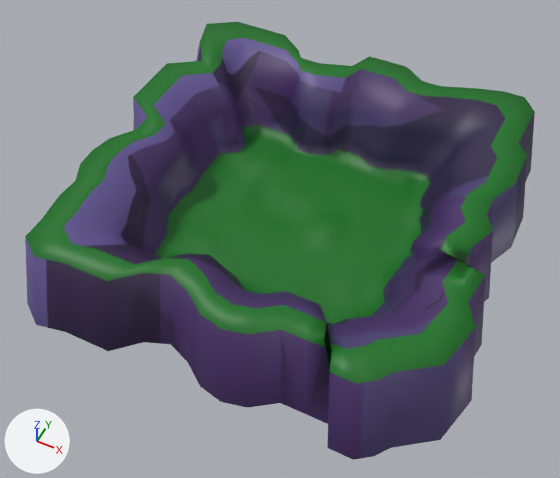
What one commit did to the FBX model Assets/Mis Cosas/Modelos/Mapas/Pelea/Bosque/Mapa Bosque Batalla.fbx.
Camera for both pictures: a camera (50 mm lens) standing at (330.0, -721.0, 843.0) and looking at (-7.0, -48.0, 2.0). Every picture has the same lights, and +X, +Y and +Z are marked at lower left. Where no turn or scale is listed for an object, it has been applied to the vertices.

The older version as bpy lines, for what is in view:
```python
me_mesh_003 = bpy.data.meshes.new('Mesh.003')
me_mesh_003.from_pydata(...)  # 804 vertices, 1328 faces; spans x -318.0..321.0, y -315.0..319.0, z -25.0..104.0
# faces by material slot: [704, 624]
me_mesh_003.materials.append(mat_terreno_batalla_base)  # picture img_textura_mapa_batalla_base_png
me_mesh_003.materials.append(mat_suelo)  # dark green #0e711e
# before: 533 (223.0, -56.0, 104.0) at pixel (440, 250), 700 (258.0, -64.0, 104.0) at pixel (464, 264)
ob_bosquebatalla = bpy.data.objects.new('BosqueBatalla', me_mesh_003)
ob_bosquebatalla.location = (0.0, 0.0, 0.0)
```
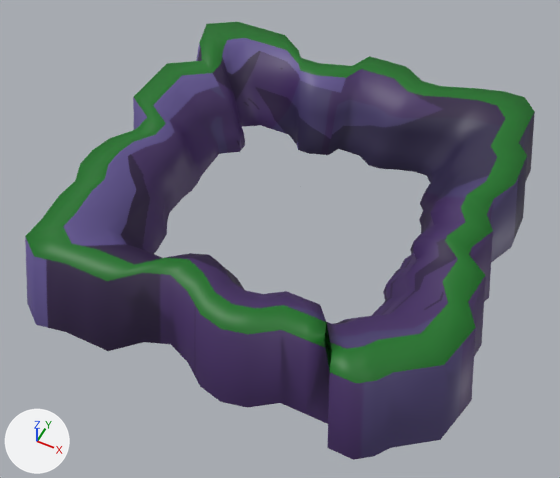
Location of each change, [x1, y1, x2, y2] in pixels of the pictures (560 x 478 px; the box of a moved part takes in the faces that stretch with it):
part 1 of me_mesh_003, deleted (green)
    before: [154, 125, 430, 324]
part 2 of me_mesh_003, moved or reshaped
    before: [413, 236, 478, 271]
    after: [413, 236, 484, 274]

The change, as a list of edits to the scene's bpy script:
```text
Change me_mesh_003:
    used by ob_bosquebatalla; location = (0.0, 0.0, 0.0)
    verts and faces of me_mesh_003; kept vertices keep their numbers, new ones are numbered from 804
    remove me_mesh_003.from_pydata(...)  # 804 vertices, 1328 faces; spans x -318.0..321.0, y -315.0..319.0, z -25.0..104.0
    add me_mesh_003.from_pydata(...)  # 515 vertices, 769 faces; spans x -318.0..321.0, y -315.0..319.0, z -25.0..104.0
    me_mesh_003 part 1
    289 vertices are removed from x -153.0..143.0, y -147.0..157.0, z -5.0..10.0
    559 faces are deleted
    me_mesh_003 part 2
    add verts[533] = (223.0, -38.0, 104.0)  # moved, pixel (444, 240)
    add verts[700] = (258.0, -47.0, 104.0)  # moved, pixel (468, 254)
```
